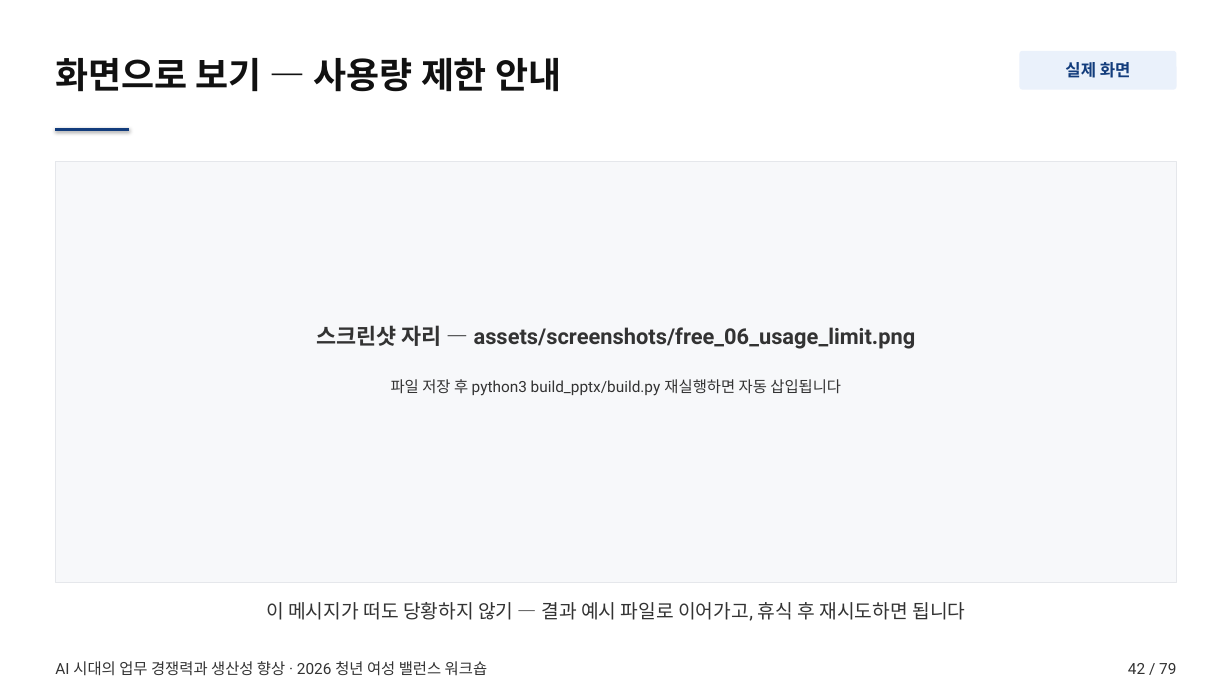
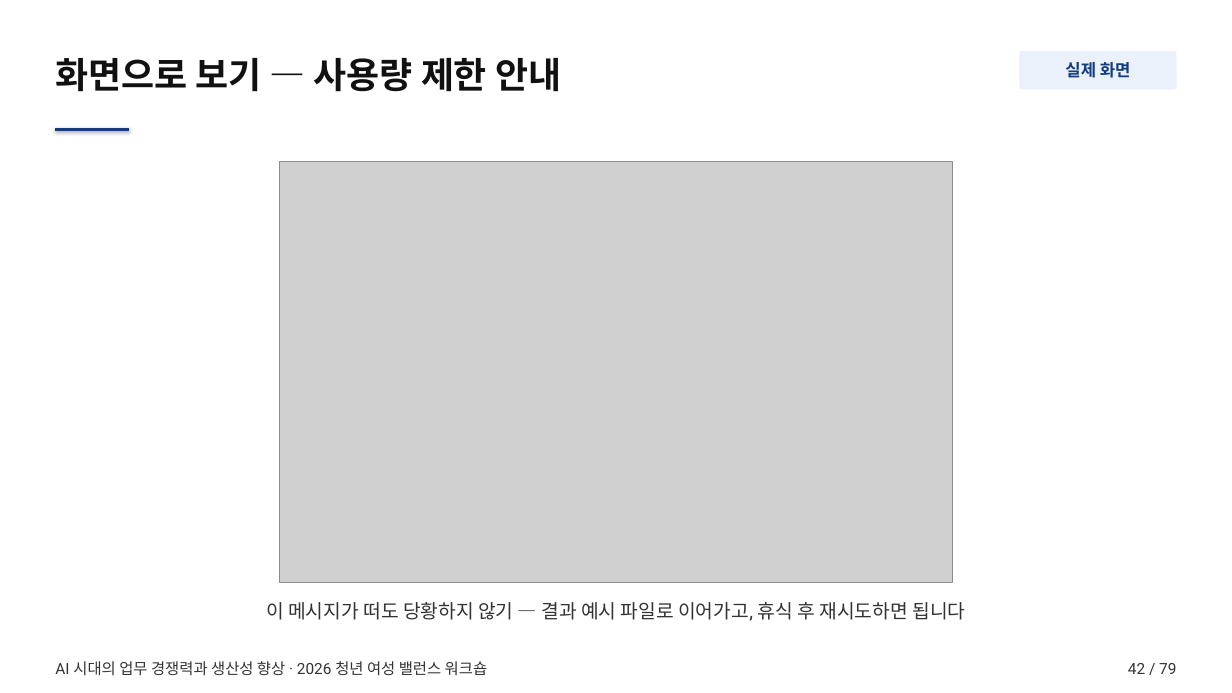
Before and after one commit to smilesjcha/how-to-work-better, a slide deck: slide 42 of lectures/20260723-worklife-ax-workshop/output/worklife-ax-workshop.pptx. Drawn at 1232x693 pixels with LibreOffice and Linux fonts; fonts in the diff are those of the drawing; grey boxes stand for pictures. Boxes give left, top, right and bottom in pixels: in the first picture for what was removed or moved away, otherwise in the second. Text is boxed around its words. In the diff, an @@ line names an element or a change of style, - is before the commit and + after.

Commit message:
docs: add Claude free plan screenshots

```diff
--- a/lectures/20260723-worklife-ax-workshop/output/worklife-ax-workshop.pptx
+++ b/lectures/20260723-worklife-ax-workshop/output/worklife-ax-workshop.pptx
@@ rectangle removed at [55,162,1177,582] @@
@@ picture added at [280,162,953,582] @@
@@ text removed at [316,325,916,349] @@
-스크린샷 자리 — assets/screenshots/free_06_usage_limit.png
@@ text removed at [391,379,841,396] @@
-파일 저장 후 python3 build_pptx/build.py 재실행하면 자동 삽입됩니다
```
Also in this commit, not shown: 1 other slide changed, 5 other files.
